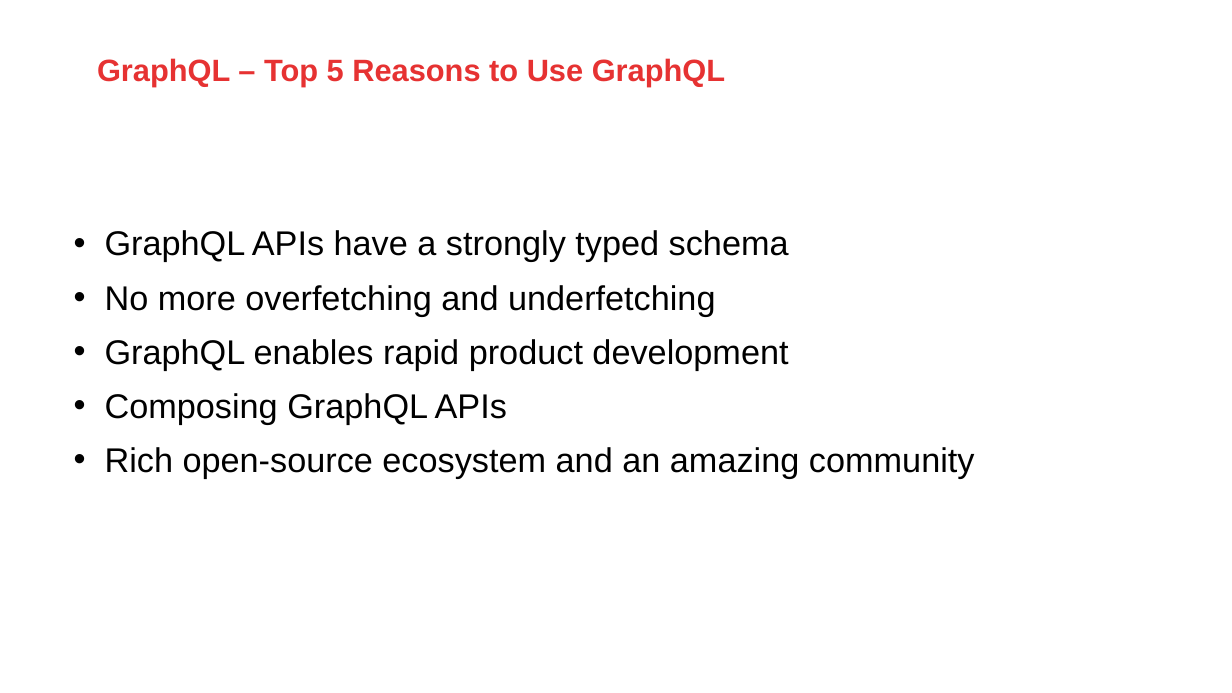
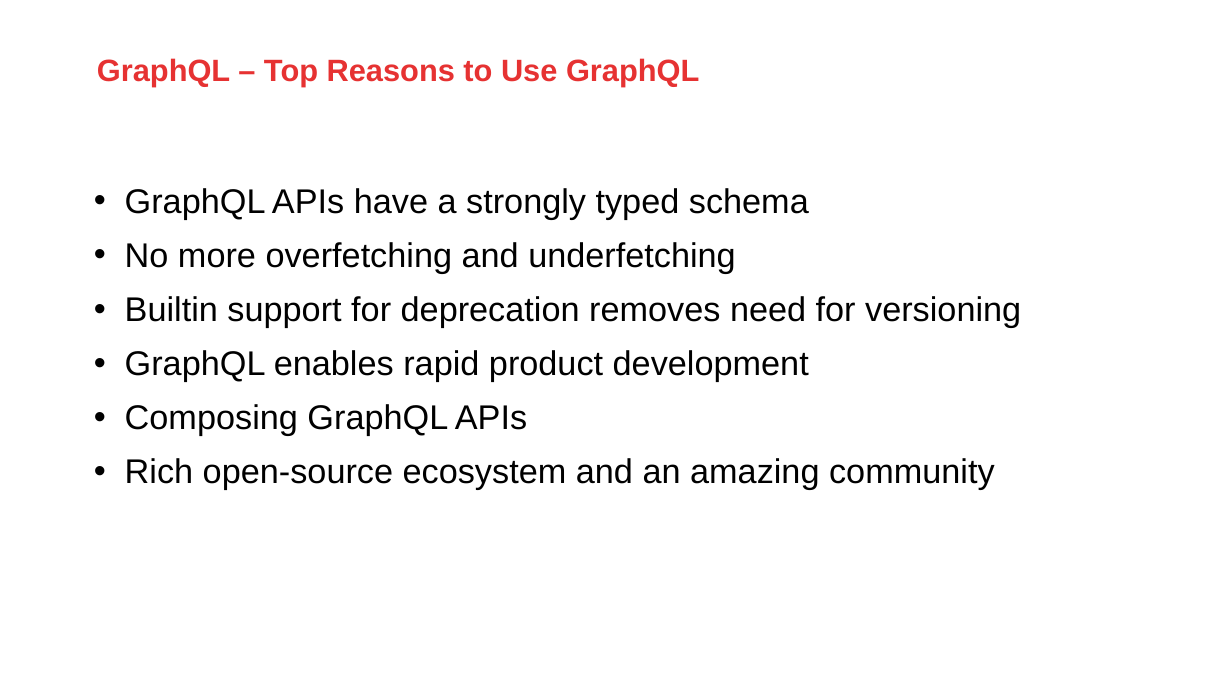
Before and after one commit to AMIS-Services/sig-graphql, a slide deck: slide 13 of slides/graphq-slides.pptx (slide 9 before the commit). Drawn at 1232x693 pixels with LibreOffice and Linux fonts; fonts in the diff are those of the drawing; background and template pictures are left out. Boxes give left, top, right and bottom in pixels: in the first picture for what was removed or moved away, otherwise in the second. Text is boxed around its words. In the diff, an @@ line names an element or a change of style, - is before the commit and + after.

Commit message:
update slides

```diff
--- a/slides/graphq-slides.pptx
+++ b/slides/graphq-slides.pptx
@@ text at <box>97,58,699,86</box>: text changed @@
-GraphQL – Top 5 Reasons to Use GraphQL
+GraphQL – Top Reasons to Use GraphQL
@@ text "GraphQL APIs have a strongly ...": place and size @@
-text "GraphQL APIs have a strongly ..." at <box>105,230,975,478</box>
+text "GraphQL APIs have a strongly ..." at <box>125,188,1021,490</box>
@@ text at <box>125,296,1021,327</box>: paragraph added @@
+• Builtin support for deprecation removes need for versioning
```
Also in this commit, not shown: 6 other slides changed, 6 slides added, 3 slides removed, 1 other file.
